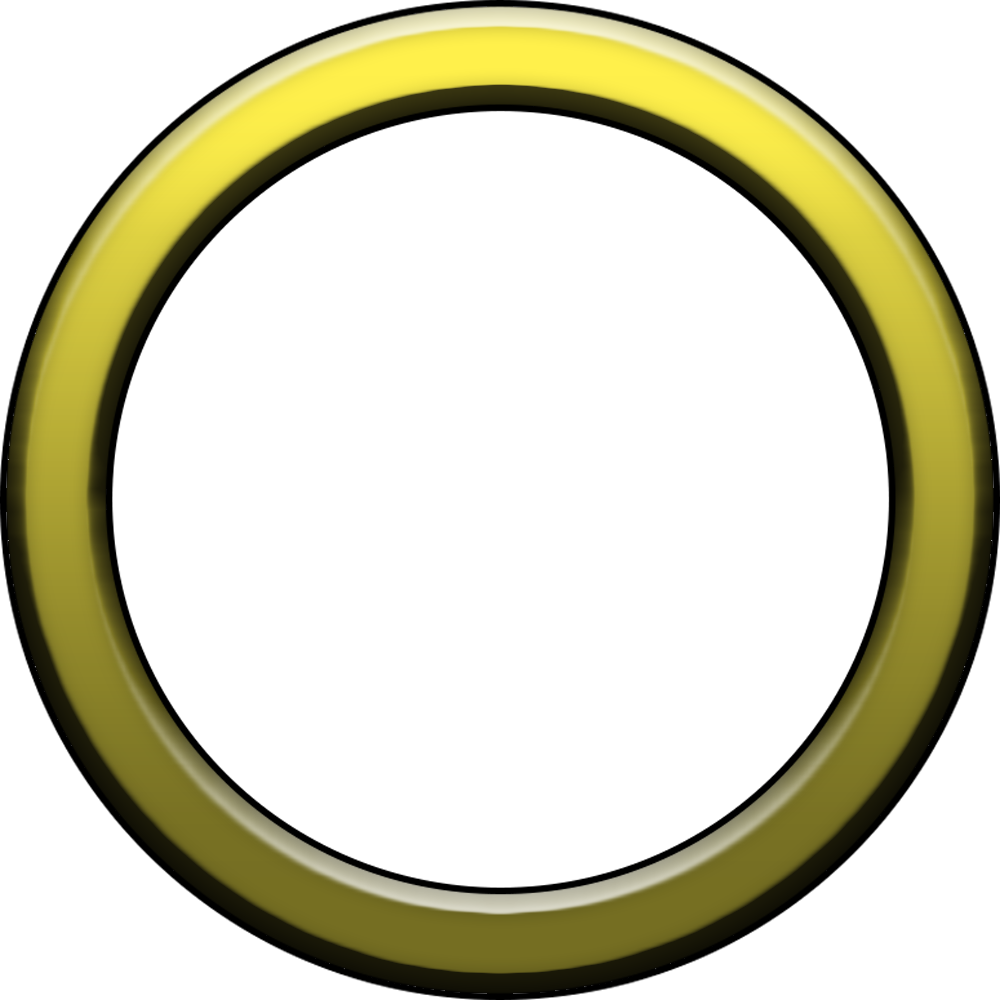
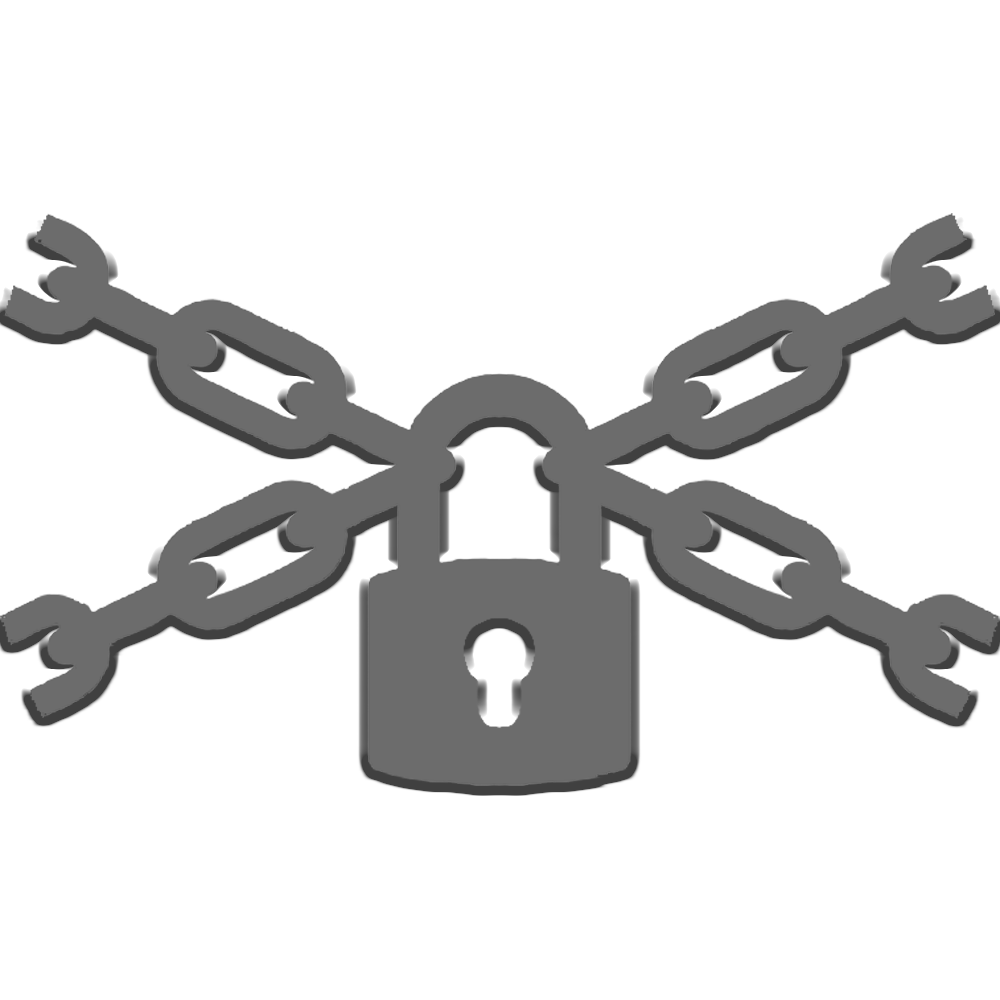
Two versions of the same layered image (1000x1000). Layer-by-layer changes:
hid "フレーム1" over bbox(0, 0, 1000, 1000)
hid "レイヤー 1" over bbox(6, 6, 994, 994)
added layer "レイヤー 3" above "レイヤー 2" over bbox(0, 213, 1000, 786)
